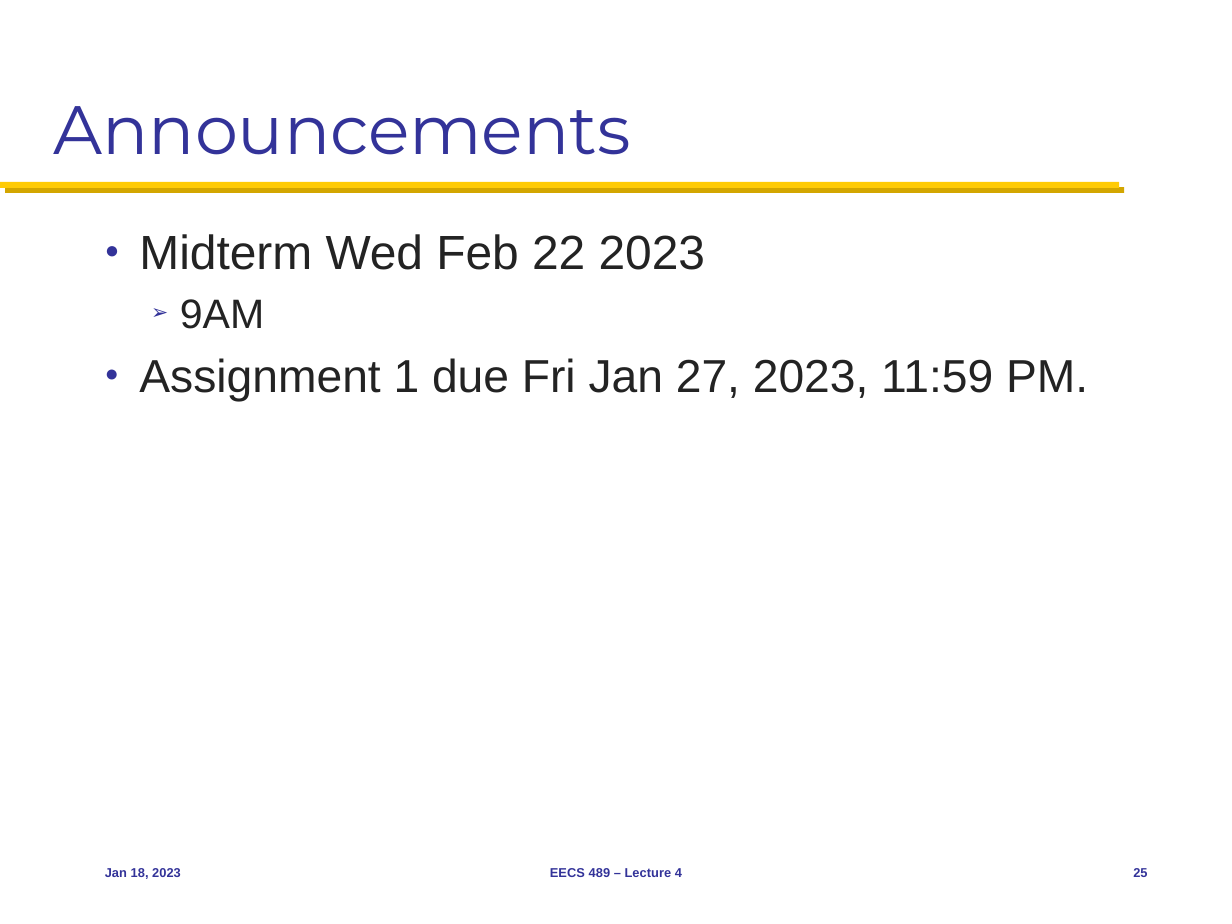
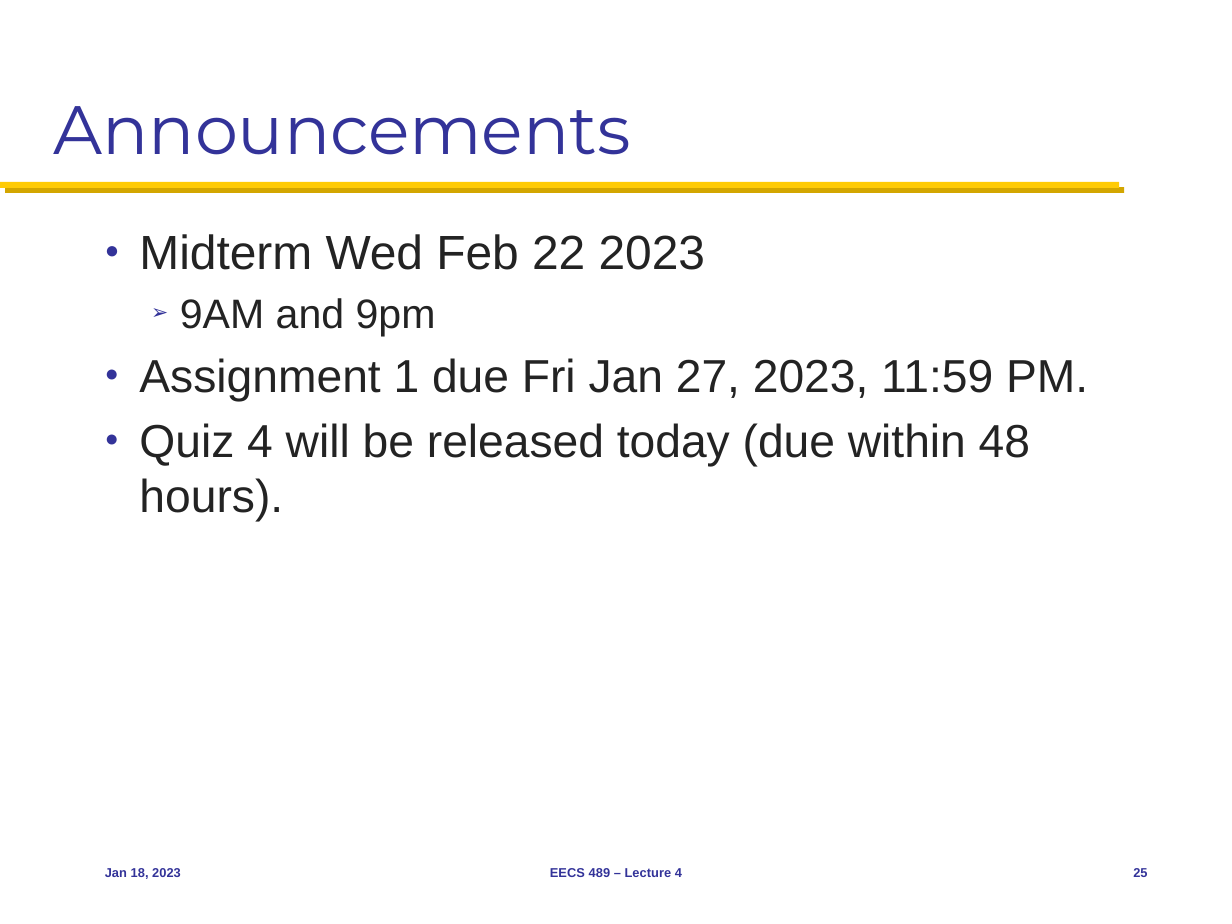
Before and after one commit to morleydragon/eecs489, a slide deck: slide 25 of Slides/011823.pptx. Drawn at 1232x924 pixels with LibreOffice and Linux fonts; fonts in the diff are those of the drawing. Boxes give left, top, right and bottom in pixels: in the first picture for what was removed or moved away, otherwise in the second. Text is boxed around its words. In the diff, an @@ line names an element or a change of style, - is before the commit and + after.

```diff
--- a/Slides/011823.pptx
+++ b/Slides/011823.pptx
@@ text at (180,298,436,336): text changed @@
-  ➢ 9AM
+  ➢ 9AM and 9pm
@@ text at (139,423,1030,522): paragraph added @@
+● Quiz 4 will be released today (due within 48 hours).
```
Also in this commit, not shown: 3 other slides changed.
